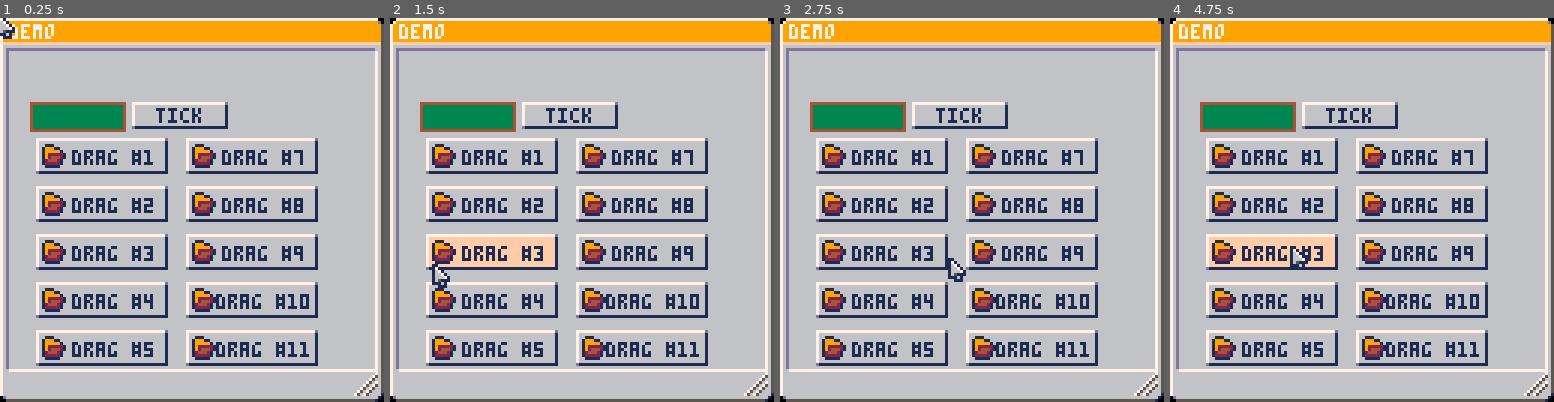
Above: before the commit, frames 1-4 (left to right).
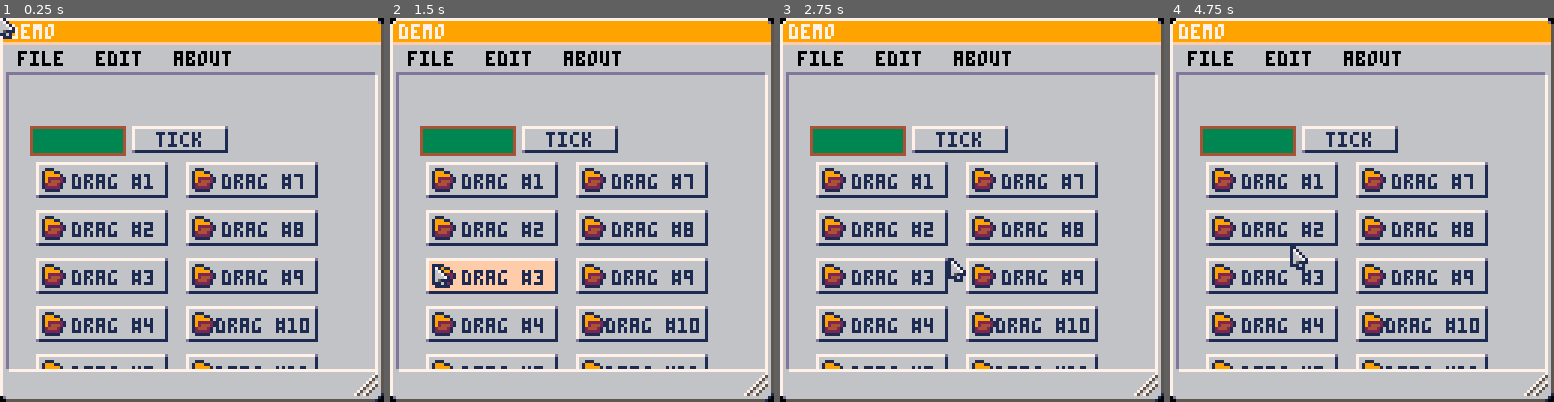
Above: after the commit, the same moments.

Repository: zet23t/pico8snippets
Game: PICO-8 cartridge uitk.p8
Two runs of this game, one before a commit and one after it. Both use one fixed random seed, a clock stepped at 60 frames per second and the inputs below.
Inputs (mouse positions are in pixels of both pictures, inside the frame that each line leads up to):
- Up to frame 1 (0.25 s): no input
- Up to frame 2 (1.5 s): tap X (X key) at 0.33, 1.07 s; click (670, 121) at 0.67 s; tap O (Z key) at 0.7 s; click (436, 267) at 1.22 s
- Up to frame 3 (2.75 s): hold Right 1.6-2.1 s; tap O (Z key) at 1.7, 2.1, 2.5 s; click (887, 114) at 1.77 s; tap X (X key) at 1.85 s; hold Up 2.15-2.42 s; click (952, 259) at 2.32 s; hold Right from 2.47 s (still down)
- Up to frame 4 (4.75 s): click (1404, 106) at 2.87 s; tap O (Z key) every 0.4 s from 2.9 to 4.5 s; tap X (X key) at 2.97, 4.08 s; release Right at 3.03 s; hold Left 3.08-3.58 s; click (1465, 256) at 3.42 s; hold Down 3.63-3.97 s; click (1231, 102) at 3.97 s; hold Right 4.02-4.68 s; click (1292, 248) at 4.52 s; hold Up from 4.73 s (still down)

The runs differ from the first frame. In frame 1, 27% of the frame differs, in the area x 1-99%, y 7-92%; in frame 2, 29%; in frame 3, 27%; in frame 4, 28%.

Commit message:
Moving components into dedicated file, adding menubar

Diff:
--- /dev/null
+++ b/scripts/uitk-components.lua
@@ -0,0 +1,258 @@
+------------------------------------------------------------
+
+rectfill_component = class()
+function rectfill_component_new(fill, border)
+    return rectfill_component.new {fill=fill, border=border}
+end
+function rectfill_component:draw(ui_rect)
+	local x,y = ui_rect:to_world(0,0)
+	local x2,y2 = x + ui_rect.w - 1, y + ui_rect.h - 1
+	if self.fill then rectfill(x,y,x2,y2,self.fill) end
+	if self.border then rect(x,y,x2,y2,self.border) end
+end
+
+------------------------------------------------------------
+
+sprite9_component = class()
+function sprite9_component_new(sx, sy, sw, sh, t, r, b, l)
+	return sprite9_component.new {
+		sx = sx, sy = sy, sw = sw, sh = sh,
+		t=t,r=r,b=b,l=l
+	}
+end
+function sprite9_component:draw(ui_rect)
+	local x,y = ui_rect:to_world(0,0)
+	local w,h = ui_rect.w, ui_rect.h
+	local sx,sy,sw,sh = self.sx,self.sy,self.sw,self.sh
+	local t,r,b,l = self.t, self.r, self.b, self.l
+	sspr(sx,sy,l,t,x,y)
+	sspr(sx+l,sy,sw-l-r,t,x+r,y,w-r-l,t)
+	sspr(sx+sw-r,sy,r,t,x+w-r,y)
+
+	sspr(sx,sy+t,l,sh-t-b,x,y+t,l,h-b-t)
+	sspr(sx+l,sy+t,sw-l-r,sh-t-b,x+l,y+t,w-l-r,h-b-t)
+	sspr(sx+sw-r,sy+t,r,sh-t-b,x+w-r,y+t,r,h-b-t)
+
+	sspr(sx,sy+sh-b,l,b,x,y+h-b)
+	sspr(sx+l,sy+sh-b,sw-l-r,b,x+r,y+h-b,w-r-l,b)
+	sspr(sx+sw-r,sy+sh-b,r,b,x+w-r,y+h-b)
+end
+
+------------------------------------------------------------
+
+text_component = class()
+function text_component_new(text, color, t, r, b, l, align_v, align_h)
+	return text_component.new {
+		text = text, color = color,
+		l = l or 0, r = r or 0, t = t or 0, b = b or 0,
+		align_v = align_v or 0.5,
+		align_h = align_h or 0.5
+	}
+end
+function text_component:draw(ui_rect)
+	local w = text_width(self.text)
+	local x,y = ui_rect:to_world(0,0)
+	local t,r,b,l = self.t, self.r, self.b, self.l
+	local maxpos_x = ui_rect.w - r - l
+	local maxpos_y = ui_rect.h - t - b
+	print(self.text,
+		x + l + self.align_v * maxpos_x - w * self.align_v,
+		y + t + self.align_h * maxpos_y - 6 * self.align_h + 1, self.color)
+end
+
+------------------------------------------------------------
+
+sprite_component = class()
+function sprite_component_new(id, x, y, w, h)
+	return sprite_component.new {
+		id = id,
+		x = x or 0, y = y or 0,
+		w = w or 1, h = h or 1
+	}
+end
+function sprite_component:draw(ui_rect)
+	local x,y = ui_rect:to_world(self.x,self.y)
+	spr(self.id, x, y, self.w, self.h)
+end
+
+------------------------------------------------------------
+
+drag_component = class()
+function drag_component_new()
+	return drag_component.new{}
+end
+function drag_component:is_pressed_down(ui_rect, mx, my)
+	ui_rect.x = mx - self.mx + ui_rect.x
+	ui_rect.y = my - self.my + ui_rect.y
+end
+function drag_component:was_pressed_down(ui_rect, mx, my)
+	self.mx, self.my = mx,my
+end
+
+------------------------------------------------------------
+
+clip_component = class()
+function clip_component_new(t,r,b,l)
+	return clip_component.new {t=t or 0,r=r or 0,b=b or 0,l=l or 0}
+end
+function clip_component:pre_draw(ui_rect)
+	local x,y = ui_rect:to_world(self.l, self.t)
+	-- printc(x,y,ui_rect.w,ui_rect.h,#clip_stack)
+	clip_push(x, y,
+		ui_rect.w - self.l - self.r,
+		ui_rect.h - self.t - self.b, true)
+end
+function clip_component:post_draw()
+	clip_pop()
+end
+
+------------------------------------------------------------
+
+parent_size_matcher_component = class()
+function parent_size_matcher_component_new(t,r,b,l)
+	return parent_size_matcher_component.new {t=t or 0,r=r or 0,b=b or 0,l=l or 0}
+end
+function parent_size_matcher_component:layout_update(ui_rect)
+	ui_rect.x = self.l
+	ui_rect.y = self.t
+	ui_rect.w = ui_rect.parent.w - self.r - ui_rect.x
+	ui_rect.h = ui_rect.parent.h - self.b - ui_rect.y
+end
+
+------------------------------------------------------------
+
+function desuffixed_pairs(t)
+	local values = {}
+	for k,v in pairs(t) do
+		local name, id, icon = unpack(split(k,"_"))
+		assert(id)
+		values[id] = {name, v,icon}
+	end
+	local i = 0
+	return function()
+		i = i + 1
+		if not values[i] then return end
+		return unpack(values[i])
+	end
+end
+
+menubar_component = class()
+menu_component = class()
+
+function menubar_component_new(menubar)
+	return menubar_component.new {menubar=menubar}
+end
+function menubar_component:init(ui_rect)
+	local x = 2
+	for k,v in desuffixed_pairs(self.menubar) do
+		local w = text_width(k) + 6
+		local start_x = x
+		x = x + w + 5
+		local entry = ui_rect_new(0,0,10,10,ui_rect)
+		local rf = entry:add_component(rectfill_component_new(6))
+		local menu,menu_c
+		entry:add_component {
+			layout_update = function(cmp, ui_rect)
+				ui_rect.x = start_x
+				ui_rect.y = 9
+				ui_rect.w = w + 2
+				ui_rect.h = 8
+			end,
+			mouse_enter = function()
+				rf.fill = 7
+			end,
+			mouse_exit = function()
+				rf.fill = 6
+			end,
+			is_mouse_over = function()
+				if menu_c then menu_c.timeout = 5 end
+			end,
+			was_triggered = function()
+				if type(v) == "function" then
+					return v()
+				end
+				local root = ui_rect:root()
+				local x,y = ui_rect:to_world(start_x, entry.y + 8)
+				menu = ui_rect_new(x, y, 10, 10, root)
+				menu_c = menu:add_component(menu_component_new(v))
+			end
+		}
+		entry:add_component(text_component_new(k,0))
+	end
+end
+
+function menu_component_new(menu,owner)
+	return menu_component.new {menu=menu,owner=owner, show_count = 1, timeout = 5}
+end
+function menu_component:init(ui_rect)
+	local menu_c = self
+	ui_rect:add_component(rectfill_component_new(6,5))
+	local y = 2
+	local maxw = 10
+	local menu = self.menu
+	if menu.get_menu then
+		menu = assert(menu:get_menu())
+	end
+	for k,v in desuffixed_pairs(menu) do
+		local w = text_width(k) + 20
+		maxw = max(w,maxw)
+	end
+	for k,v,icon in desuffixed_pairs(menu) do
+		local entry = ui_rect_new(1,y,maxw,k=="" and 1 or 8,ui_rect)
+		if k ~= "" then
+			local r = entry:add_component(rectfill_component_new(6))
+			entry:add_component{
+				mouse_enter = function(self) r.fill = 7 end,
+				mouse_exit = function(self) r.fill = 6 end,
+			}
+			entry:add_component(text_component_new(k,0,0,0,0,11,0))
+			local event_handler = entry:add_component{
+				was_triggered = function(self,ui_rect_e,mx,my)
+					if type(v) == "function" then
+						v(ui_rect_e,mx,my,k)
+						ui_rect:remove()
+					end
+				end,
+			}
+
+			if type(v) == "table" then
+				local submenu,submenu_c
+				function event_handler:draw(ui_rect)
+					local x,y = ui_rect:to_world(ui_rect.w-5,1)
+					for i=0,6 do
+						rectfill(x,y+i,x+3-abs(i-3),y+i,5)
+					end
+				end
+				function event_handler:is_mouse_over(ui_rect)
+					local x,y = ui_rect:to_world(ui_rect.w-2,0)
+					submenu = ui_rect_new(x, y, 10, 10, ui_rect:root())
+					--printc(ui_rect,ui_rect.w)
+					submenu_c = submenu:add_component(menu_component_new(v,menu_c))
+				end
+			end
+			if icon then
+				entry:add_component(sprite_component_new(icon,1))
+			end
+			y = y + 9
+		else
+			entry:add_component(rectfill_component_new(5))
+			y = y + 3
+		end
+	end
+	ui_rect.w = maxw + 2
+	ui_rect.h = y + 1
+end
+function menu_component:show(change)
+	self.show_count = self.show_count + change
+	return self.show_count > 0 and self
+end
+function menu_component:update(ui_rect)
+	self.timeout = self.timeout - 1
+	if self.timeout < 0 then
+		ui_rect:remove()
+	end
+end
+function menu_component:is_mouse_over(ui_rect)
+	if self.owner then self.owner.timeout = 5 end
+	self.timeout = 5
+end
--- a/scripts/uitk.lua
+++ b/scripts/uitk.lua
@@ -3,11 +3,12 @@
 	return setmetatable({},{__index = t})
 end
 
-local function class()
+function class()
 	local t = {}
 	local mt = {__index = t}
-	function t.new(t)
-		return setmetatable(t or {}, mt)
+	function t.new(tt)
+		assert(tt~=t)
+		return setmetatable(tt or {}, mt)
 	end
 	return t
 end
@@ -129,10 +130,23 @@
 	trigger(self.children, "recursive_trigger", name, ...)
 end
 
+function ui_rect:root()
+	return self.parent and self.parent:root() or self
+end
+
 function ui_rect:to_front()
 	if not self.parent then return end
 	del(self.parent.children,self)
 	add(self.parent.children,self)
+end
+
+function ui_rect:remove()
+	if self.parent then
+		late_command(function()
+			del(self.parent.children, self)
+			self.parent = nil
+		end)
+	end
 end
 
 function ui_rect:update(mx, my)
@@ -171,7 +185,9 @@
 end
 
 function ui_rect:add_component(cmp)
-    return add(self.components, cmp)
+    add(self.components, cmp)
+	if cmp.init then cmp:init(self) end
+	return cmp
 end
 
 function ui_rect:set_parent(p)
@@ -192,112 +208,7 @@
 	return self
 end
 
-rectfill_component = class()
-function rectfill_component_new(fill, border)
-    return rectfill_component.new {fill=fill, border=border}
-end
-function rectfill_component:draw(ui_rect)
-	local x,y = ui_rect:to_world(0,0)
-	local x2,y2 = x + ui_rect.w - 1, y + ui_rect.h - 1
-	if self.fill then rectfill(x,y,x2,y2,self.fill) end
-	if self.border then rect(x,y,x2,y2,self.border) end
-end
-
-sprite9_component = class()
-function sprite9_component_new(sx, sy, sw, sh, t, r, b, l)
-	return sprite9_component.new {
-		sx = sx, sy = sy, sw = sw, sh = sh,
-		t=t,r=r,b=b,l=l
-	}
-end
-function sprite9_component:draw(ui_rect)
-	local x,y = ui_rect:to_world(0,0)
-	local w,h = ui_rect.w, ui_rect.h
-	local sx,sy,sw,sh = self.sx,self.sy,self.sw,self.sh
-	local t,r,b,l = self.t, self.r, self.b, self.l
-	sspr(sx,sy,l,t,x,y)
-	sspr(sx+l,sy,sw-l-r,t,x+r,y,w-r-l,t)
-	sspr(sx+sw-r,sy,r,t,x+w-r,y)
-
-	sspr(sx,sy+t,l,sh-t-b,x,y+t,l,h-b-t)
-	sspr(sx+l,sy+t,sw-l-r,sh-t-b,x+l,y+t,w-l-r,h-b-t)
-	sspr(sx+sw-r,sy+t,r,sh-t-b,x+w-r,y+t,r,h-b-t)
-
-	sspr(sx,sy+sh-b,l,b,x,y+h-b)
-	sspr(sx+l,sy+sh-b,sw-l-r,b,x+r,y+h-b,w-r-l,b)
-	sspr(sx+sw-r,sy+sh-b,r,b,x+w-r,y+h-b)
-end
-
-text_component = class()
-function text_component_new(text, color, t, r, b, l, align_v, align_h)
-	return text_component.new {
-		text = text, color = color,
-		l = l or 0, r = r or 0, t = t or 0, b = b or 0,
-		align_v = align_v or 0.5,
-		align_h = align_h or 0.5
-	}
-end
-function text_component:draw(ui_rect)
-	local w = text_width(self.text)
-	local x,y = ui_rect:to_world(0,0)
-	local t,r,b,l = self.t, self.r, self.b, self.l
-	local maxpos_x = ui_rect.w - r - l
-	local maxpos_y = ui_rect.h - t - b
-	print(self.text,
-		x + l + self.align_v * maxpos_x - w * self.align_v,
-		y + t + self.align_h * maxpos_y - 6 * self.align_h + 1, self.color)
-end
-
-sprite_component = class()
-function sprite_component_new(id, x, y, w, h)
-	return sprite_component.new {
-		id = id,
-		x = x or 0, y = y or 0,
-		w = w or 1, h = h or 1
-	}
-end
-function sprite_component:draw(ui_rect)
-	local x,y = ui_rect:to_world(self.x,self.y)
-	spr(self.id, x, y, self.w, self.h)
-end
-
-drag_component = class()
-function drag_component_new()
-	return drag_component.new{}
-end
-function drag_component:is_pressed_down(ui_rect, mx, my)
-	ui_rect.x = mx - self.mx + ui_rect.x
-	ui_rect.y = my - self.my + ui_rect.y
-end
-function drag_component:was_pressed_down(ui_rect, mx, my)
-	self.mx, self.my = mx,my
-end
-
-clip_component = class()
-function clip_component_new(t,r,b,l)
-	return clip_component.new {t=t or 0,r=r or 0,b=b or 0,l=l or 0}
-end
-function clip_component:pre_draw(ui_rect)
-	local x,y = ui_rect:to_world(self.l, self.t)
-	-- printc(x,y,ui_rect.w,ui_rect.h,#clip_stack)
-	clip_push(x, y,
-		ui_rect.w - self.l - self.r,
-		ui_rect.h - self.t - self.b, true)
-end
-function clip_component:post_draw()
-	clip_pop()
-end
-
-parent_size_matcher_component = class()
-function parent_size_matcher_component_new(t,r,b,l)
-	return parent_size_matcher_component.new {t=t or 0,r=r or 0,b=b or 0,l=l or 0}
-end
-function parent_size_matcher_component:layout_update(ui_rect)
-	ui_rect.x = self.l
-	ui_rect.y = self.t
-	ui_rect.w = ui_rect.parent.w - self.r - ui_rect.x
-	ui_rect.h = ui_rect.parent.h - self.b - ui_rect.y
-end
+---
 
 clip_stack = {}
 function clip_push(x,y,w,h,clip_previous)
--- a/uitk.p8
+++ b/uitk.p8
@@ -2,6 +2,7 @@
 version 36
 __lua__
 #include scripts/uitk.lua
+#include scripts/uitk-components.lua
 #include scripts/util.lua
 #include scripts/math.lua
 
@@ -39,7 +40,7 @@
 		ui_tk_set_cursor(cursor_normal)
 	end
 	function resizer_icon:layout_update(ui_rect)
-		ui_rect:to_front()
+		--ui_rect:to_front()
 		ui_rect.x = ui_rect.parent.w - ui_rect.w - 2
 		ui_rect.y = ui_rect.parent.h - ui_rect.h - 2
 	end
@@ -61,7 +62,28 @@
 	local window_content = ui_rect_new(2,10,100,10,ui_root)
 	-- window_content:add_component(sprite_component_new(23))
 	window_content:add_component(sprite9_component_new(72,0,8,8,3,3,3,3))
-	window_content:add_component(parent_size_matcher_component_new(10,2,10,2))
+	window_content:add_component(parent_size_matcher_component_new(18,2,10,2))
+	ui_root:add_component(menubar_component_new {
+		file_1 = {
+			open_1_5 = {
+				get_menu = function(self)
+					local m = {}
+					for i,v in ipairs(ls()) do
+						m[v.."_"..i] = function() load(v,"return to uitk") end
+					end
+					return m
+				end,
+			},
+			save_2_6 = function() printh("save") end,
+			close_3 = function() printh("Close") end,
+			_4 = true,
+			quit_5 = function() printh("Quit") end,
+		},
+		edit_2 = {
+			settings_1 = function() printh("Settings") end
+		},
+		about_3 = function()printc("About")end
+	})
 
 	local window_content_clipper = ui_rect_new(0,0,0,0,window_content)
 	window_content_clipper:add_component(clip_component_new(1,1,1,1))
